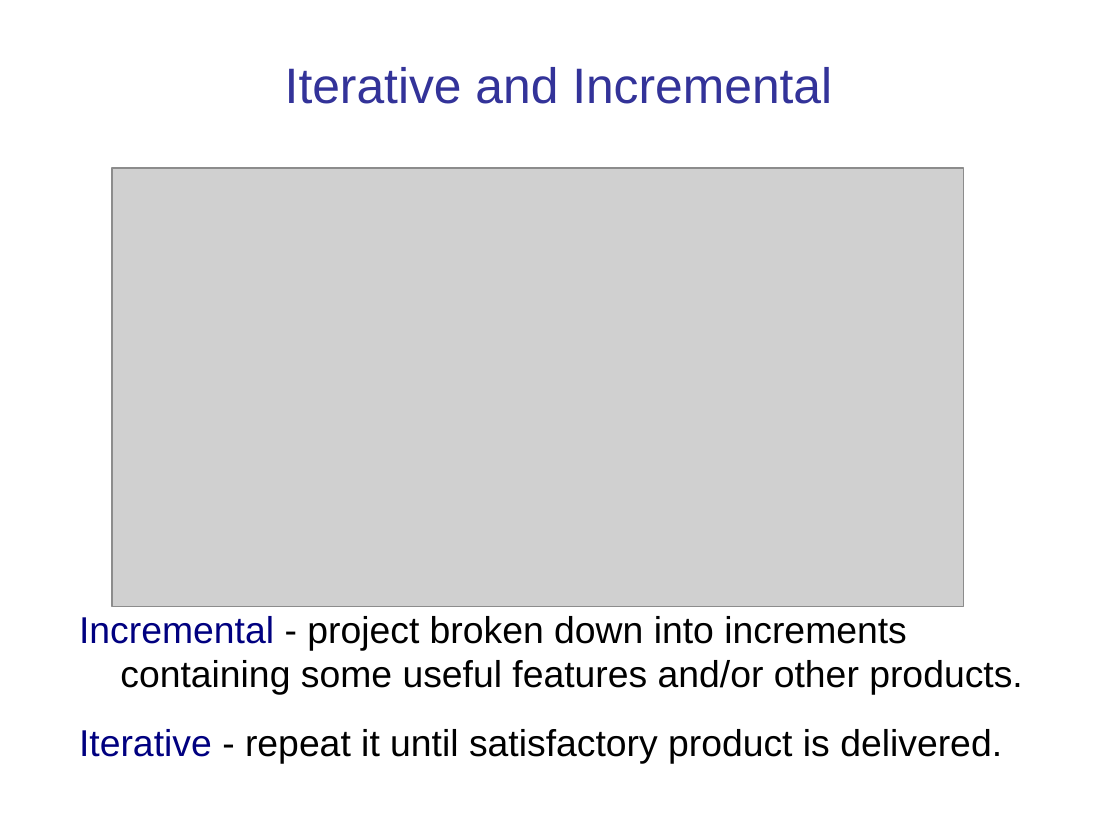
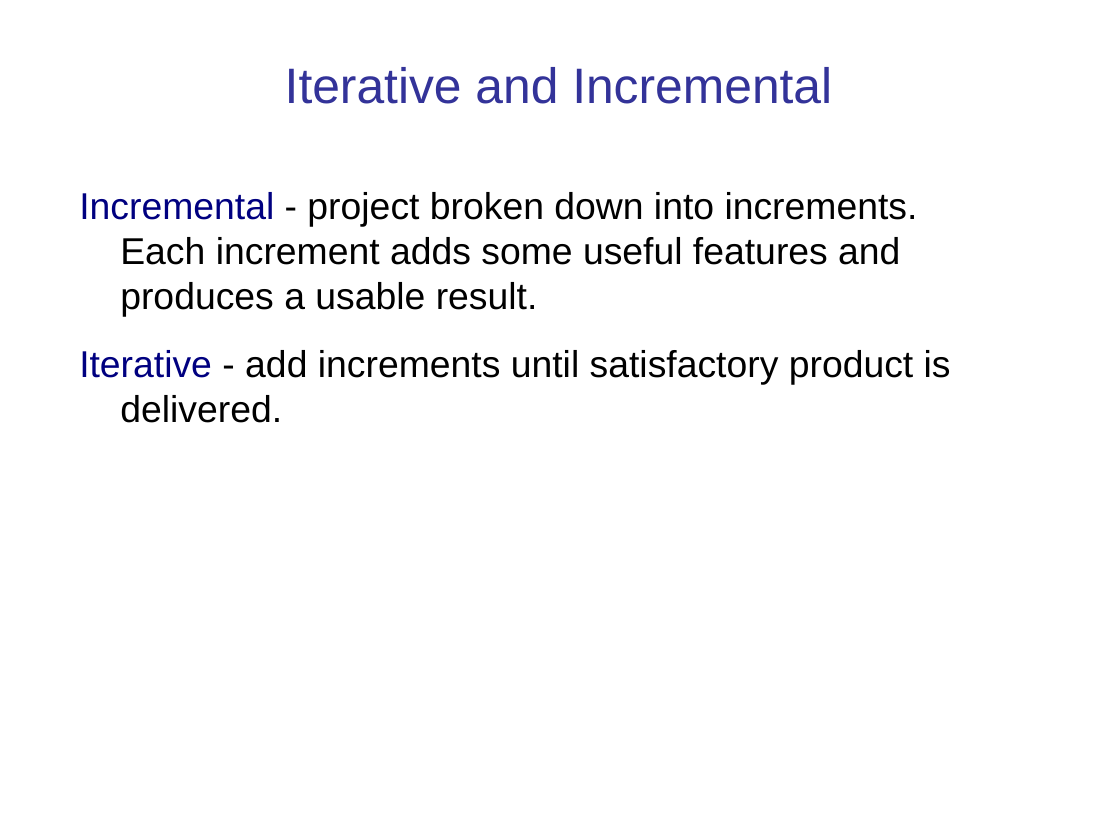
Before and after one commit to cpske/ISP, a slide deck: slide 22 of intro/Introduction-software-process.ppt (slide 15 before the commit). Drawn at 1120x840 pixels with LibreOffice and Linux fonts; fonts in the diff are those of the drawing; grey boxes stand for pictures. Boxes give left, top, right and bottom in pixels: in the first picture for what was removed or moved away, otherwise in the second. Text is boxed around its words. In the diff, an @@ line names an element or a change of style, - is before the commit and + after.

```diff
--- a/intro/Introduction-software-process.ppt
+++ b/intro/Introduction-software-process.ppt
@@ picture removed at bbox=[112, 168, 963, 607] @@
@@ text at bbox=[79, 192, 951, 423]: text changed @@
-Incremental - project broken down into increments containing some useful features and/or other products.
-Iterative - repeat it until satisfactory product is delivered.
+Incremental - project broken down into increments.
+Each increment adds some useful features and produces a usable result.
+Iterative - add increments until satisfactory product is delivered.
```
Also in this commit, not shown: 22 other slides changed, 11 slides added, 9 slides removed, 6 other files.
